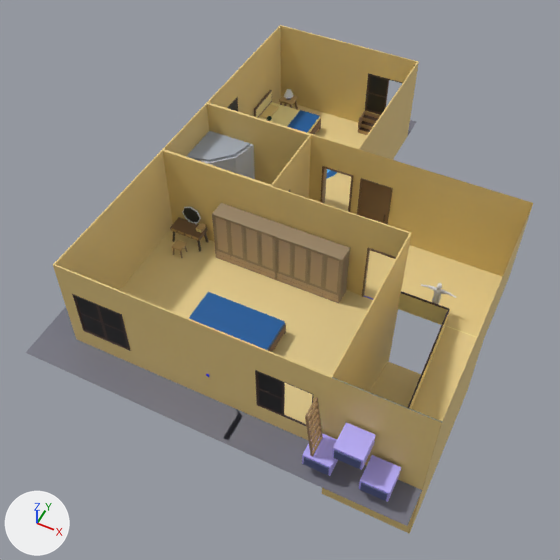
The Blender file Materials/MapLevel02.blend: old version first, new version second.
Both versions are drawn from a 50 mm lens placed at (0.82, -16.65, 17.0), pointed at (-6.19, -2.62, -0.54). Lighting does not change. The marker at lower left points along +X, +Y and +Z.

The first picture shows 'AirConditioner.003', 'AirConditioner.01', 'AirConditioner.02', 'Blanket.001', 'Door.002', 'FloorWall', 'Ratu.001', 'Staircase', 'ToiletBath', 'Wardrobe.001', 'Wardrobe.002', 'Window.002', 'Window.003'.
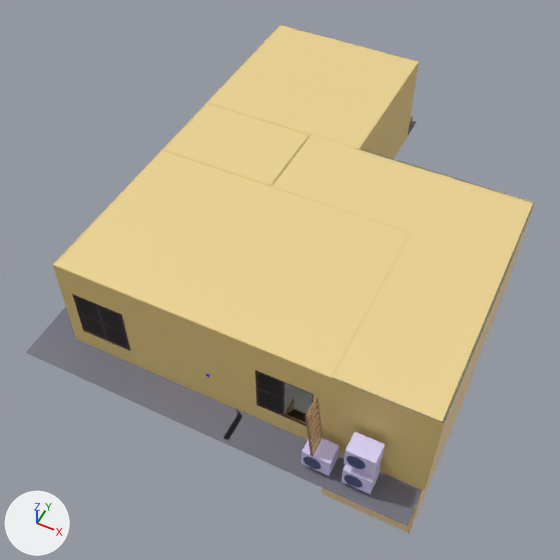
The change, as a diff of the scene's bpy script:
```diff
--- a/Materials/MapLevel02.blend.py
+++ b/Materials/MapLevel02.blend.py
@@ me_plane @@
-me_plane.from_pydata(...)  # 156 vertices, 126 faces; spans x -11.0..0.0, y -8.5..5.94, z -2.5..3.0
+me_plane.from_pydata(...)  # 166 vertices, 136 faces; spans x -11.0..0.05, y -8.5..5.94, z -2.5..3.0
+# me_plane part 1
+# 4 faces are deleted
+# 10 vertices are added at x -5.0..0.05, y -7.5..0.04, z 0.0..3.0
+# 14 new faces join them, mat_materialmap (picture img_colorpalete_duel_32x_png)
+# me_plane part 2: 38 kept faces spanning x -9.96..0.0, y -7.5..4.96, z -2.5..3.0 get new texture (UV) coordinates
 me_plane.materials.append(mat_materialmap)
@@ ob_ratu_001 @@
-ob_ratu_001 = bpy.data.objects.new('Ratu.001', me_cube_001)
@@ ob_airconditioner_01 @@
-ob_airconditioner_01 = bpy.data.objects.new('AirConditioner.01', me_cube_027)
@@ ob_airconditioner_02 @@
-ob_airconditioner_02 = bpy.data.objects.new('AirConditioner.02', me_cube_032)
@@ ob_airconditioner_003 @@
-ob_airconditioner_003 = bpy.data.objects.new('AirConditioner.003', me_cube_033)
@@ ob_airconditioner_002 @@
+ob_airconditioner_002 = bpy.data.objects.new('AirConditioner.002', me_cube_036)  # 171 vertices, 159 faces; spans x -0.365..0.365, y -0.379..0.365, z 0.053..0.751; in mat_materialmap (picture img_colorpalete_duel_32x_png)
+ob_airconditioner_002.location = (-1.4, -7.87, 0.88)
@@ ob_airconditioner_001 @@
+ob_airconditioner_001 = bpy.data.objects.new('AirConditioner.001', me_cube_036.copy())
+ob_airconditioner_001.location = (-1.4, -7.87, 0.0)
@@ ob_airconditioner_004 @@
+ob_airconditioner_004 = bpy.data.objects.new('AirConditioner.004', me_cube_036.copy())
+ob_airconditioner_004.location = (-2.45, -7.87, 0.0)
@@ ob_cube @@
+ob_cube = bpy.data.objects.new('Cube', me_cube_030)  # 32 vertices, 30 faces; spans x -0.486..0.229, y -0.262..0.631, z 0.0..0.179; in mat_materialmap (picture img_colorpalete_duel_32x_png)
+ob_cube.location = (-5.39, 5.27, 0.0)
@@ ob_smallstair_005 @@
+ob_smallstair_005 = bpy.data.objects.new('SmallStair.005', me_cube_016.copy())  # the mesh of ob_smallstair_002
+ob_smallstair_005.parent = ob_smallstair_003
+ob_smallstair_005.location = (-6.154, 4.557, -0.000151)
@@ ob_smallstair_003 @@
+ob_smallstair_003 = bpy.data.objects.new('SmallStair.003', me_cube_014.copy())  # the mesh of ob_smallstair
+ob_smallstair_003.location = (-3.42, -7.17, 0.0)
+ob_smallstair_003.rotation_euler = (0.0, 0.0, -3.141)  # degrees (0, 0, -180)
@@ ob_smallstair_004 @@
+ob_smallstair_004 = bpy.data.objects.new('SmallStair.004', me_cube_015.copy())  # the mesh of ob_smallstair_001
+ob_smallstair_004.parent = ob_smallstair_003
+ob_smallstair_004.location = (-6.154, 4.557, -0.000151)
@@ ob_ceiling @@
+ob_ceiling = bpy.data.objects.new('Ceiling', me_plane_003)  # 16 vertices, 14 faces; spans x -9.96..0.0, y -7.47..4.96, z 2.87..2.99; in mat_materialmap (picture img_colorpalete_duel_32x_png)
+ob_ceiling.location = (0.0, 0.0, 0.0)
```

Pixel boxes (x1, y1, x2, y2) of what changed, in the pictures (560 x 560 px):
'FloorWall', reshaped: before (26, 25, 533, 534); after (26, 25, 534, 534)
'Ceiling', added (yellow): after (56, 26, 534, 421)
'AirConditioner.02', deleted (blue): before (332, 422, 376, 470)
'AirConditioner.003', deleted (blue): before (359, 455, 401, 502)
'AirConditioner.002', added: after (344, 432, 385, 476)
'AirConditioner.004', added: after (301, 436, 339, 476)
'AirConditioner.01', deleted (blue): before (302, 431, 338, 476)
'AirConditioner.001', added (blue): after (341, 463, 381, 494)
'Ratu.001', deleted: before (421, 283, 456, 305)
'SmallStair.005', added: after (285, 409, 311, 424)
'SmallStair.004', added: after (284, 399, 294, 415)
part 1 of me_plane, built on: before (353, 150, 533, 487); after (359, 149, 534, 491)
part 2 of me_plane, surface changed: before (56, 26, 502, 534); after (59, 26, 475, 534)
'Staircase', unchanged, covered by the edit: before (370, 291, 477, 513)
'Wardrobe.002', unchanged, covered by the edit: before (276, 225, 350, 303)
'Wardrobe.001', unchanged, covered by the edit: before (212, 203, 283, 280)
'Blanket.001', unchanged, covered by the edit: before (189, 292, 285, 351)
